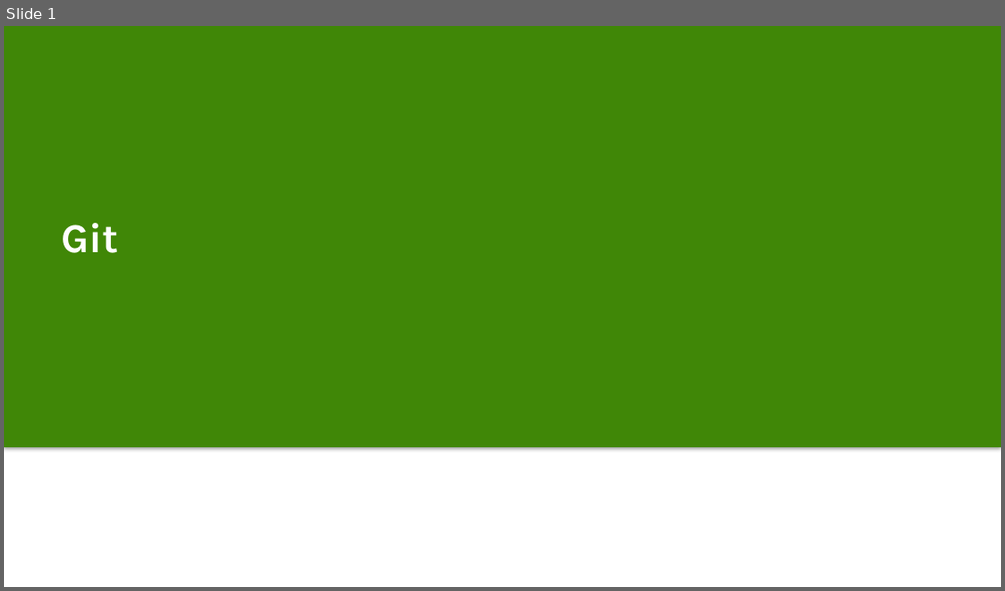
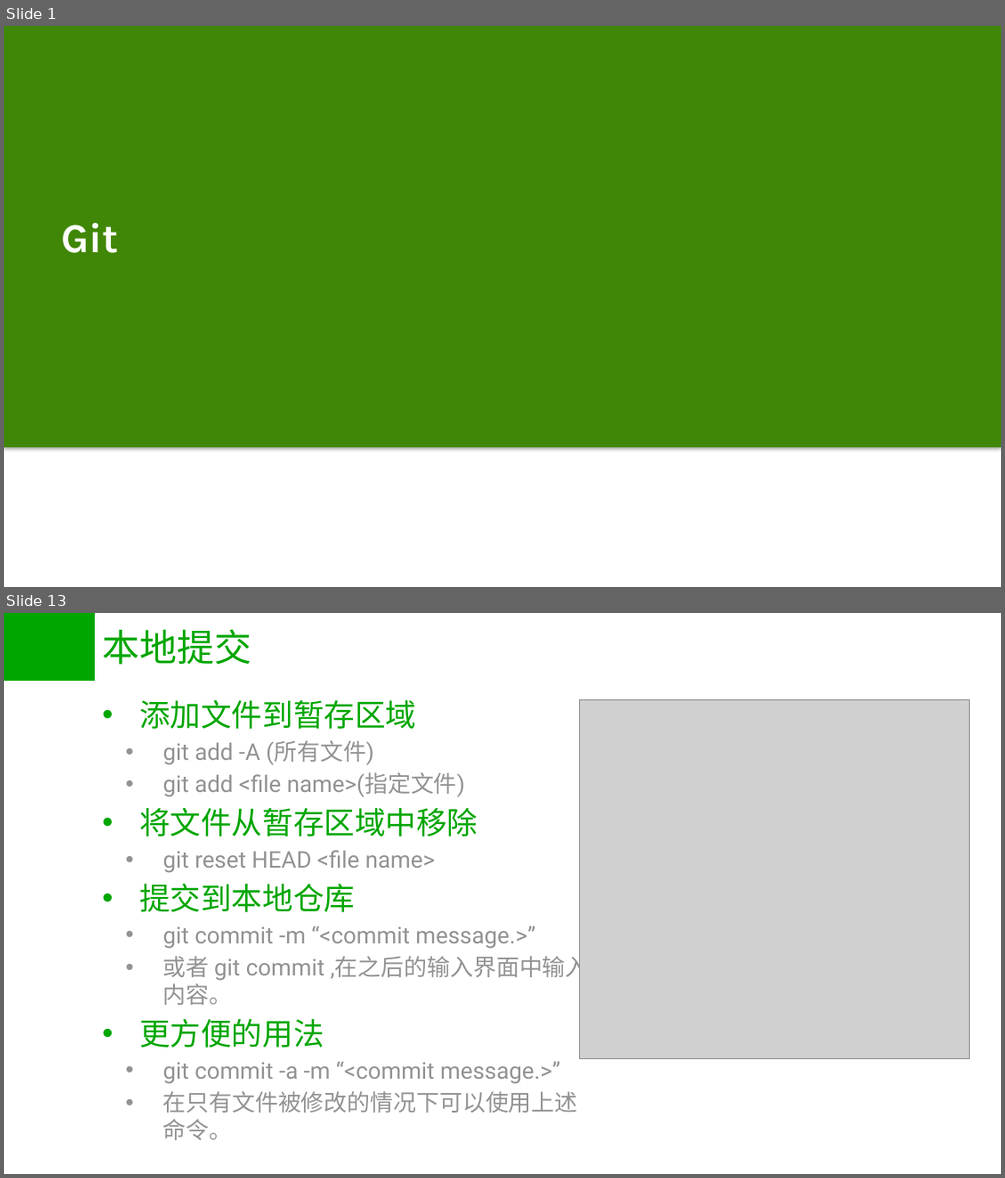
Before and after one commit to dannl/git_test, a slide deck: git.pptx. Shown one above the other, each under a label of ours: slide 1 before the commit, slides 1 and 13 after it; the slides between them are not shown. The pictures are 1005x591 and 1005x1178 pixels, drawn with LibreOffice and Linux fonts; fonts in the diff are those of the drawing; grey boxes stand for pictures; background and template pictures are left out. Boxes give left, top, right and bottom in pixels: in the first picture for what was removed or moved away, otherwise in the second. Text is boxed around its words. In the diff, an @@ line names an element or a change of style, - is before the commit and + after.

```diff
--- a/git.pptx
+++ b/git.pptx
@@ slide 13 added at (4, 613, 1001, 1174), background #CCE8CF @@
@@ rectangle added at (4, 613, 95, 681), fill #00A600 @@
@@ title added at (102, 629, 251, 665), 36 pt, text #00A600 @@
+本地提交
@@ text added at (139, 700, 589, 1140), 22.2 pt, text #929292 @@
+• 添加文件到暂存区域
+  • git add -A (所有文件)
+  • git add <file name>(指定文件)
+• 将文件从暂存区域中移除
+  • git reset HEAD <file name>
+• 提交到本地仓库
+  • git commit -m “<commit message.>”
+  • 或者 git commit ,在之后的输入界面中输入内容。
+• 更方便的用法
+  • git commit -a -m “<commit message.>”
+  • 在只有文件被修改的情况下可以使用上述命令。
@@ picture added at (580, 700, 970, 1059) @@
```
Also in this commit, not shown: 4 slides changed, 11 other slides added, 1 slide removed.
